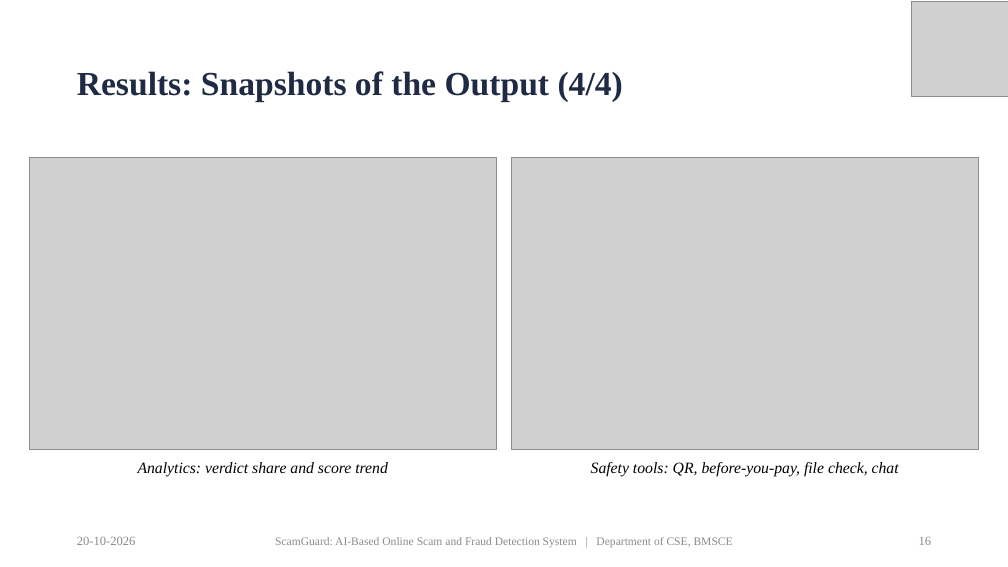
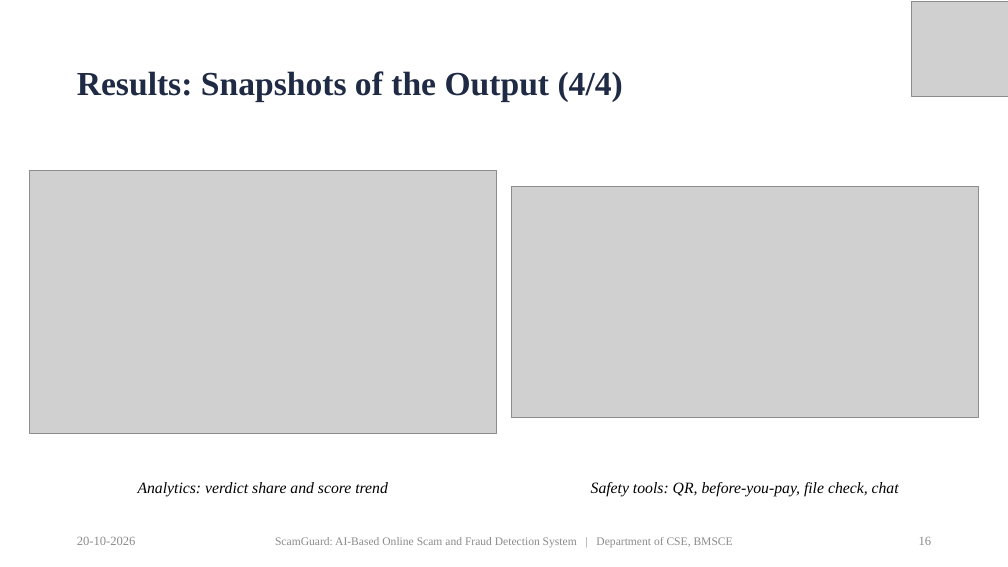
Before and after one commit to priyamthakur275/ScamGuard-AI, a slide deck: slide 16 of docs/presentation/ScamGuard_PP2_Presentation.pptx. Drawn at 1008x567 pixels with LibreOffice and Linux fonts; fonts in the diff are those of the drawing; grey boxes stand for pictures. Boxes give left, top, right and bottom in pixels: in the first picture for what was removed or moved away, otherwise in the second. Text is boxed around its words. In the diff, an @@ line names an element or a change of style, - is before the commit and + after.

Commit message:
Presentation: snapshots cropped to the content at full resolution

```diff
--- a/docs/presentation/ScamGuard_PP2_Presentation.pptx
+++ b/docs/presentation/ScamGuard_PP2_Presentation.pptx
@@ picture: place and size @@
-picture at [29,157,497,449]
+picture at [29,170,497,433]
@@ picture: place and size @@
-picture at [512,157,979,449]
+picture at [512,186,979,417]
@@ text "Analytics: verdict share and score ...": place and size @@
-text "Analytics: verdict share and score ..." at [138,462,388,476]
+text "Analytics: verdict share and score ..." at [138,482,388,496]
@@ text "Safety tools: QR, before-you-pay, file ...": place and size @@
-text "Safety tools: QR, before-you-pay, file ..." at [591,462,899,476]
+text "Safety tools: QR, before-you-pay, file ..." at [591,482,899,496]
```
Also in this commit, not shown: 3 other slides changed.
